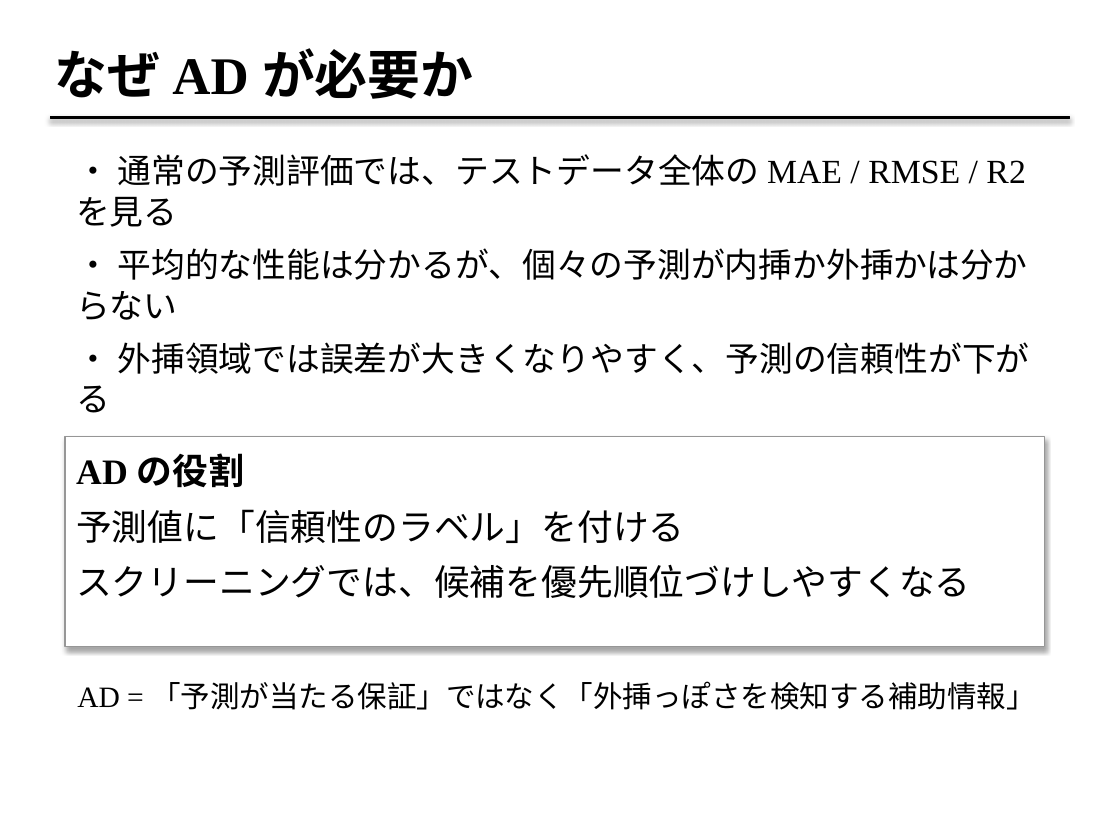
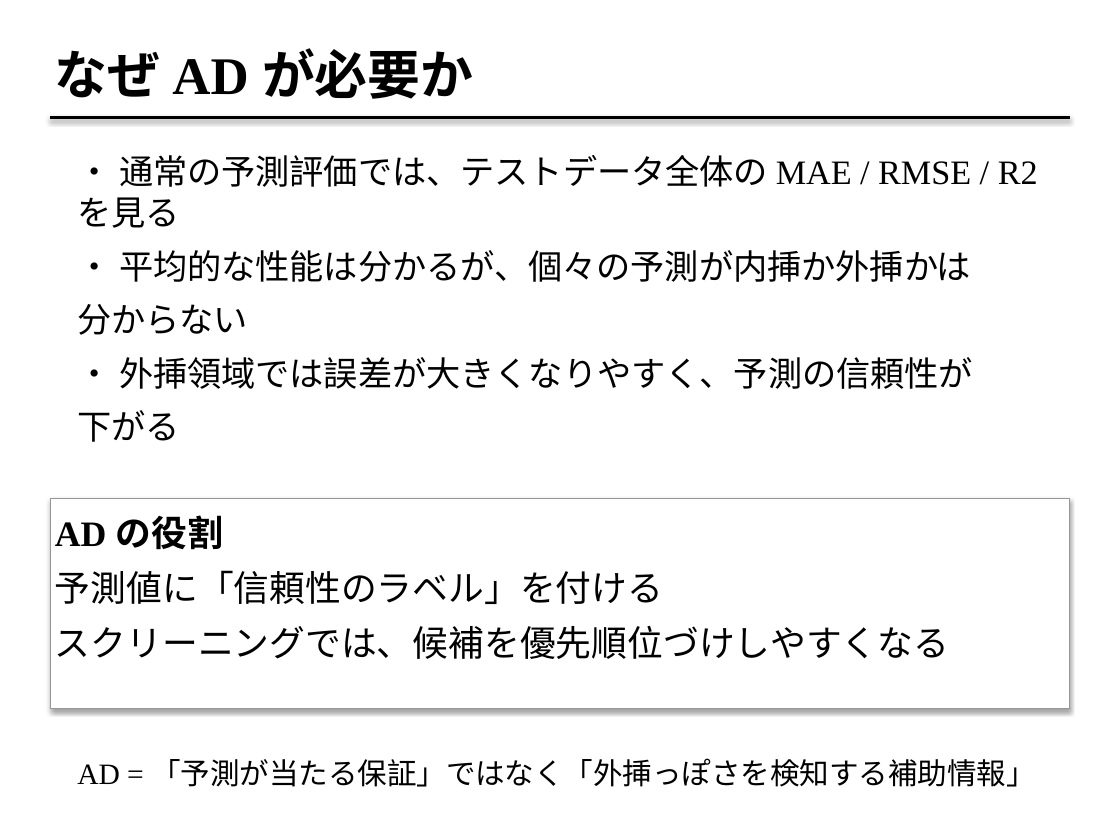
Before and after one commit to fukumoto-riku/python_seminar, a slide deck: slide 4 of 第7回/applicability-domain_2026_07_07.pptx. Drawn at 1120x840 pixels with LibreOffice and Linux fonts; fonts in the diff are those of the drawing. Boxes give left, top, right and bottom in pixels: in the first picture for what was removed or moved away, otherwise in the second. Text is boxed around its words. In the diff, an @@ line names an element or a change of style, - is before the commit and + after.

```diff
--- a/第7回/applicability-domain_2026_07_07.pptx
+++ b/第7回/applicability-domain_2026_07_07.pptx
@@ text at [77,155,1038,228]: size 21.7 to 22 pt in "・ 通常の予測評価では、テストデータ全体の MAE / RMSE / R2 ..." @@
@@ text at [77,250,973,442]: text changed; size 21.7 to 22 pt @@
-・ 平均的な性能は分かるが、個々の予測が内挿か外挿かは分からない
-・ 外挿領域では誤差が大きくなりやすく、予測の信頼性が下がる
+・ 平均的な性能は分かるが、個々の予測が内挿か外挿かは
+分からない
+・ 外挿領域では誤差が大きくなりやすく、予測の信頼性が
+下がる
@@ text "AD の役割": place and size @@
-text "AD の役割" at [76,453,970,598]
+text "AD の役割" at [55,515,949,659]
@@ rectangle: place and size @@
-rectangle at [65,437,1045,647]
+rectangle at [50,498,1070,709]
@@ text "AD = 「予測が当たる保証」ではなく「外挿っぽさを検知する補助情報」": place and size @@
-text "AD = 「予測が当たる保証」ではなく「外挿っぽさを検知する補助情報」" at [77,681,1035,710]
+text "AD = 「予測が当たる保証」ではなく「外挿っぽさを検知する補助情報」" at [77,758,1035,787]
```
Also in this commit, not shown: 11 other slides changed, 2 other files.
